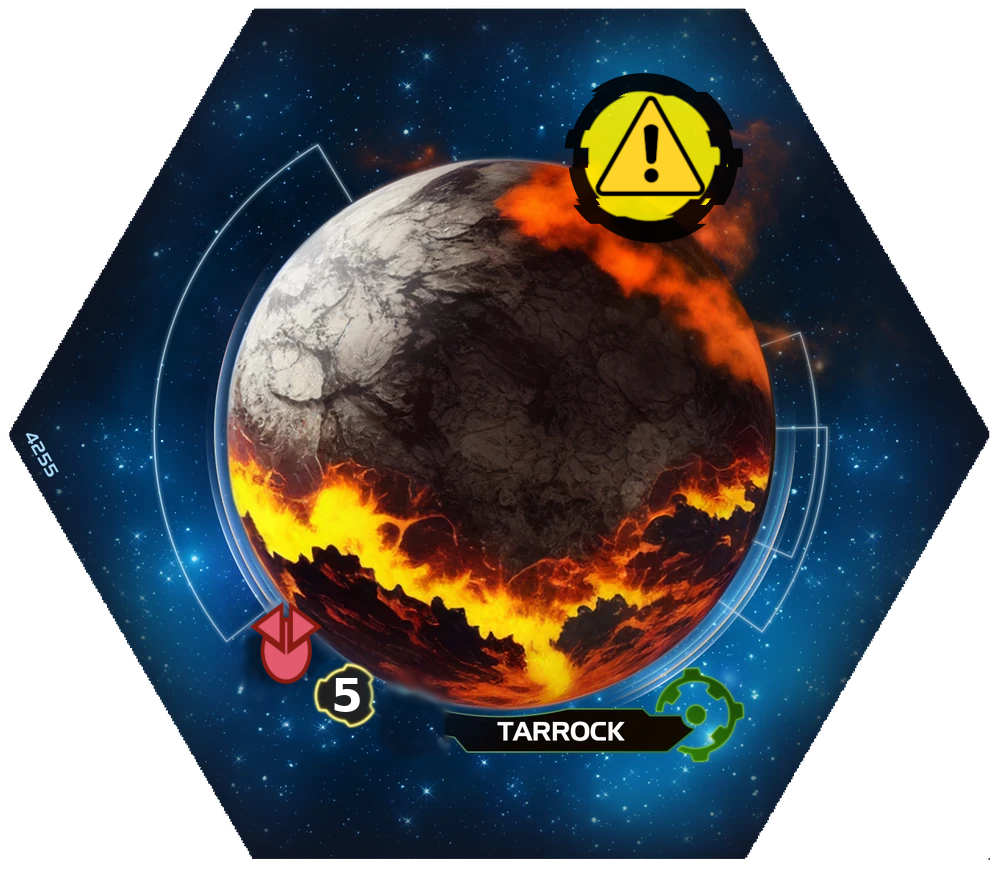
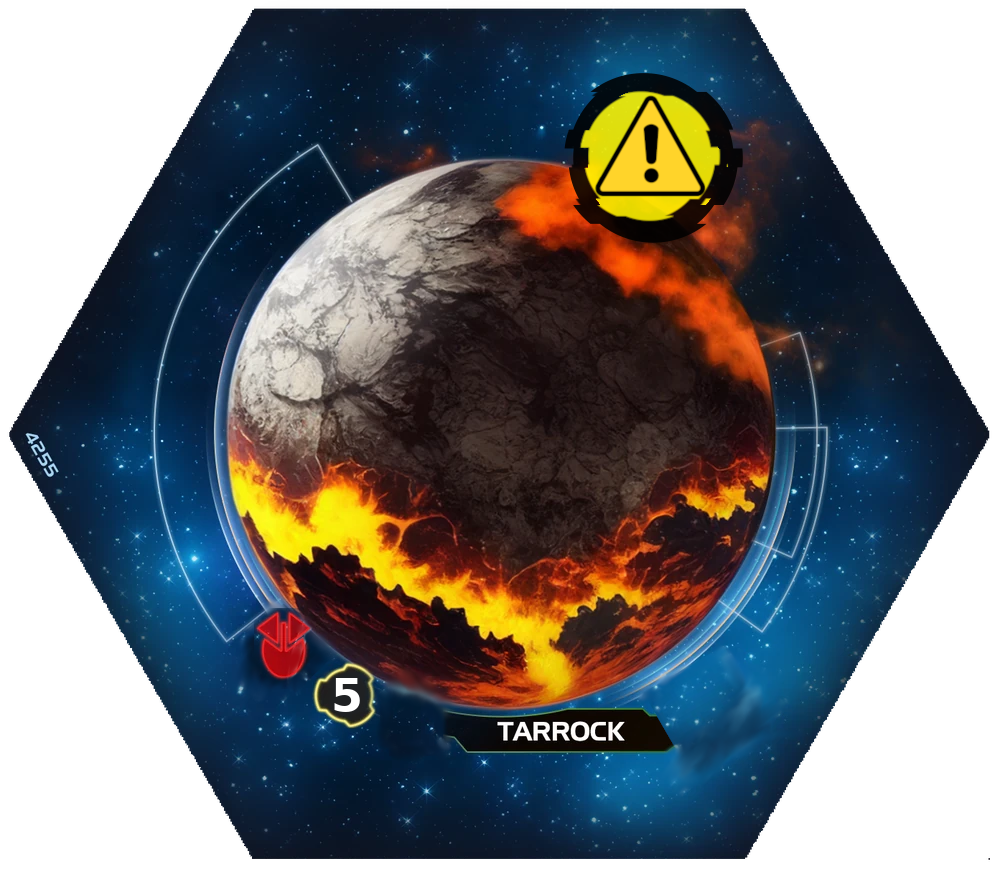
Layer changes from the first 1000px x 869px image to the second:
added layer "Pasted Layer" above "anomaly" over left=254, top=608, right=315, bottom=686
hid "tech" over left=250, top=601, right=323, bottom=685
painted on "sys_1a.webp copy" over left=635, top=641, right=808, bottom=797
